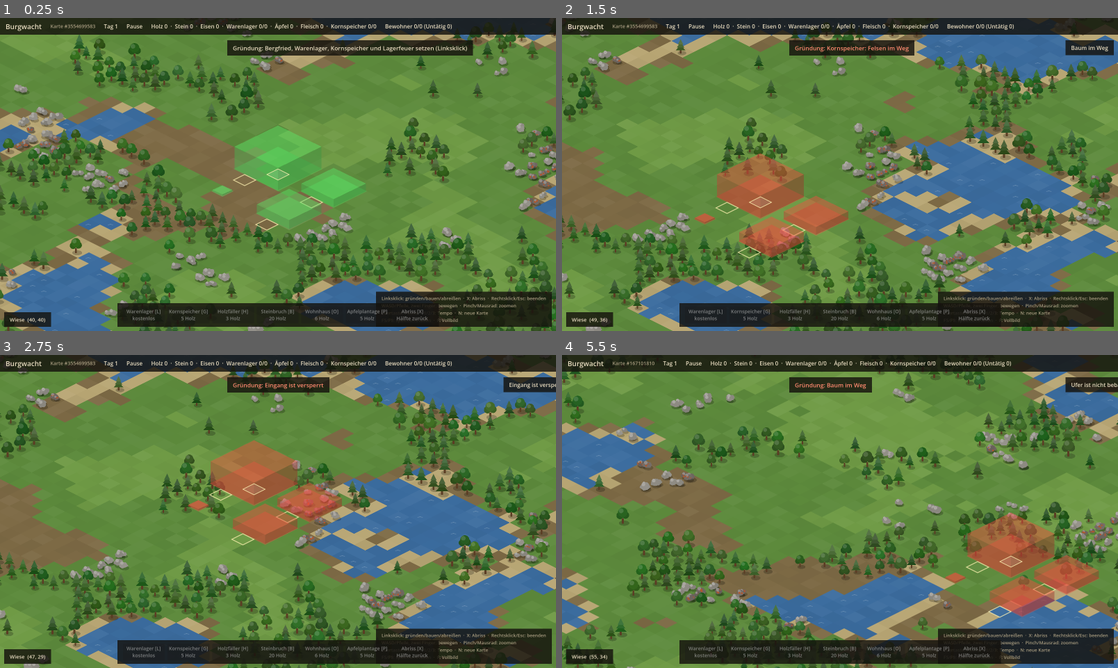
Above: before the commit, frames 1-4 (two rows, left to right).
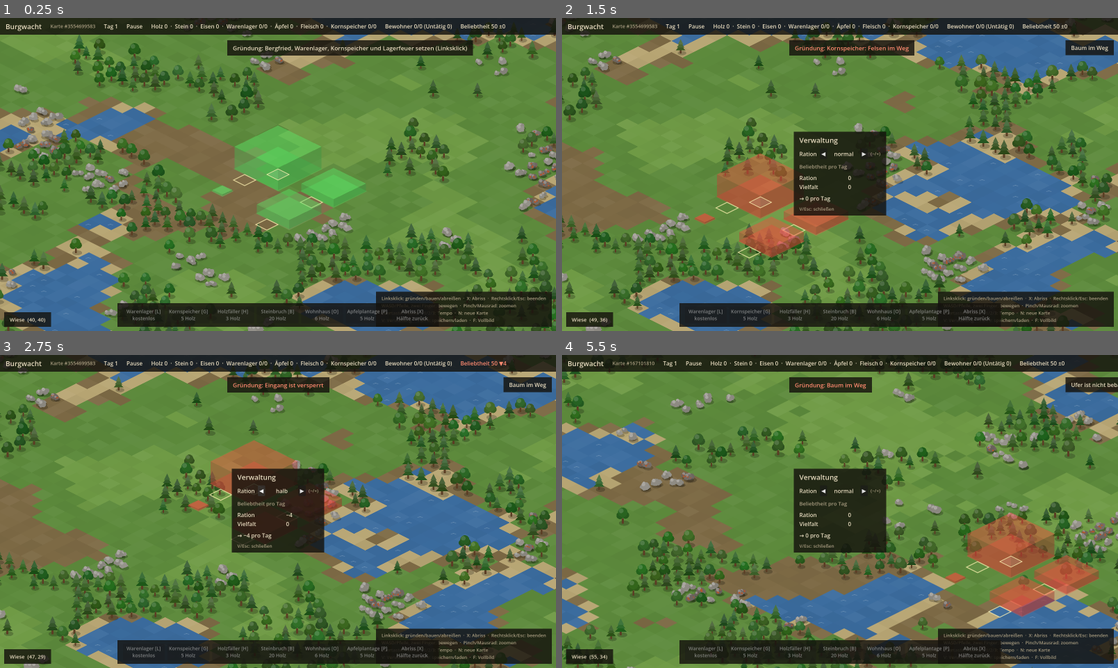
Above: after the commit, the same moments.

Repository: GwydionBr/burgwacht
Game: Godot game, scene res://scenes/main.tscn
Same seed, same stepped clock (60 frames per second), same inputs: the game is played once before the commit and once after it.
Inputs (mouse positions are in pixels of both pictures, inside the frame that each line leads up to):
- Up to frame 1 (0.25 s): no input
- Up to frame 2 (1.5 s): tap Enter at 0.5 s; move the mouse to (962, 158) at 0.52 s; hold D 0.53-1.25 s; tap V at 0.6 s; click (962, 158) at 0.67 s; tap Space at 0.77 s; drag from (728, 190) to (812, 237) at 1.27 s
- Up to frame 3 (2.75 s): click (261, 489) at 2 s, where only the run after the commit has a clickable "◀"
- Up to frame 4 (5.5 s): click (862, 489) at 2.75 s, where only the run after the commit has a clickable "▶"; tap Space at 3.5, 5.27 s; move the mouse to (895, 442) at 3.52 s; hold D 3.53-4.25 s; tap N at 3.6 s; tap V at 3.8, 5.3 s; drag from (812, 574) to (673, 464) at 4.27 s; tap Enter at 5 s; move the mouse to (1006, 558) at 5.02 s; hold A from 5.03 s (still down); tap 2 at 5.1 s

The runs differ from the first frame. In frame 1, 0.1% of the frame differs, in the area x 78-91%, y 2-98%; in frame 2, 4.6%; in frame 3, 4.7%, in the area x 41-100%, y 2-98%; in frame 4, 4.6%.

Commit message:
Titelleiste mit Beliebtheit und Tendenz, Verwaltung mit Ration und Faktoren (#44)
Taste V öffnet/schließt die Verwaltung (Esc schließt), ◀ ▶ bzw. −/+ stellen die
Ration per Befehl ein; Hinweis bei gesenkter Ration. Meldung bei Nahrungsmangel.

Co-Authored-By: Claude Opus 5.5 (1M context) <noreply@anthropic.com>

Diff:
--- a/src/main.gd
+++ b/src/main.gd
@@ -12,6 +12,7 @@
 ##   --build=woodcutter    nach der Gründung gleich im Baumodus für diesen Typ (für Screenshots)
 ##   --demolish            nach der Gründung gleich mit dem Abriss-Werkzeug (für Screenshots)
 ##   --hover=x,y           Maus gilt als über dieser Kachel (für Screenshots, sonst Kartenmitte)
+##   --admin               Verwaltung geöffnet (für Screenshots)
 ##   --screenshot=pfad.png Bild speichern und beenden (für Tests/Entwicklung)
 ##
 ## F5 speichert schnell, F9 lädt diesen Spielstand (bis es ein Menü gibt).
@@ -21,6 +22,8 @@
 ## Linksklick baut und bleibt im Baumodus, Rechtsklick oder Esc beendet ihn.
 ## Das Abriss-Werkzeug (Bauleiste oder X) hebt das Gebäude unter der Maus hervor, rot mit
 ## Grund, wenn es nicht abreißbar ist; Linksklick reißt ohne Rückfrage ab.
+## V öffnet und schließt die Verwaltung (Esc schließt sie auch); darin stellen ◀ ▶ bzw. −/+
+## die Ration per Befehl ein.
 
 const QUICKSAVE_PATH := "user://quicksave.sav"
 
@@ -59,6 +62,7 @@
 	_hud.show_speed(_clock.get_speed(), _clock.is_paused())
 	_hud.build_selected.connect(_select_build)
 	_hud.demolish_selected.connect(_select_demolish)
+	_hud.ration_step.connect(_step_ration)
 	_new_world(int(args["seed"]) if args.has("seed") else _scenario.resolve_seed(randi()))
 	var days := int(args.get("days", 0))
 	if args.has("found") or days > 0:
@@ -79,6 +83,8 @@
 		_select_build(str(args["build"]))
 	if args.has("demolish"):
 		_select_demolish()
+	if args.has("admin"):
+		_hud.toggle_administration()
 	if args.has("screenshot"):
 		# Unabhängig vom echten Mauszeiger: Maus gilt als über der Kartenmitte oder --hover.
 		set_process(false)
@@ -139,7 +145,16 @@
 		KEY_F9:
 			_quick_load()
 		KEY_ESCAPE:
+			_hud.close_administration()
 			_select_build("")
+		KEY_V:
+			_hud.toggle_administration()
+		KEY_MINUS, KEY_KP_SUBTRACT:
+			if _hud.is_administration_open():
+				_step_ration(-1)
+		KEY_PLUS, KEY_EQUAL, KEY_KP_ADD:
+			if _hud.is_administration_open():
+				_step_ration(1)
 		KEY_X:
 			_select_demolish()
 		KEY_F:
@@ -168,6 +183,10 @@
 	world.resident_added.connect(_on_resident_added)
 	world.resident_changed.connect(_on_resident_changed)
 	world.founded.connect(_on_founded)
+	world.popularity_changed.connect(_update_popularity)
+	world.factors_changed.connect(_update_popularity)
+	world.settings_changed.connect(_update_popularity)
+	world.notice.connect(_hud.show_message)
 	_clock.world = world
 	_build_type = ""
 	_demolishing = false
@@ -198,6 +217,7 @@
 	_hud.show_day(world.get_day())
 	_update_stock()
 	_update_residents()
+	_update_popularity()
 	_update_hover()
 	_update_preview()
 
@@ -303,6 +323,8 @@
 
 func _on_stock_changed(_building_id: int) -> void:
 	_update_stock()
+	# Vor dem ersten Tag hängt die Vorschau der Faktoren am Vorrat.
+	_update_popularity()
 	_update_hover()
 	_update_preview()
 
@@ -408,6 +430,29 @@
 ## Titelleiste: Bewohner, Wohnraum und Untätige.
 func _update_residents() -> void:
 	_hud.show_residents(world.get_residents().size(), world.get_housing(), world.get_idle_count())
+
+
+## Ration um delta Stufen ändern (in den Grenzen der Stufen) und als Befehl abschicken.
+func _step_ration(delta: int) -> void:
+	var rations := Population.ration_ids()
+	var index := clampi(rations.find(world.get_ration()) + delta, 0, rations.size() - 1)
+	var reason := world.execute(Command.set_ration(rations[index]))
+	if reason != "":
+		_hud.show_message(reason)
+
+
+## Titelleiste (Beliebtheit, Tendenz) und Verwaltung (Ration, Faktoren).
+func _update_popularity() -> void:
+	var total := world.get_factor_sum()
+	_hud.show_popularity(world.get_popularity(), total)
+	var rations := Population.ration_ids()
+	var eaten := world.get_eaten_ration()
+	var lowered := rations.find(eaten) < rations.find(world.get_ration())
+	var factors: Array[Array] = []
+	for factor in world.get_factors():
+		factors.append([factor.name(), factor.value])
+	_hud.show_administration(Population.ration_name(world.get_ration()),
+			Population.ration_name(eaten) if lowered else "", factors, total)
 
 
 func _update_hover() -> void:
--- a/src/ui/hud.gd
+++ b/src/ui/hud.gd
@@ -3,11 +3,14 @@
 ## Bedienoberfläche: Titelleiste mit Tag, Geschwindigkeit, Bestand und Bewohnern, Meldungen oben
 ## rechts darunter, Steuerungshinweise, Info zur Kachel unter der Maus, ein Hinweis zum Bauen (z. B. Grund für rote Vorschau)
 ## und die Bauleiste mit einem Knopf je baubarem Gebäude samt Kosten und dem Abriss-Werkzeug.
+## Die Verwaltung (Taste V) zeigt die Ration zum Umstellen und die Faktoren der Beliebtheit.
 
 ## Ein Knopf der Bauleiste wurde gedrückt.
 signal build_selected(type_id: String)
 ## Der Abriss-Knopf wurde gedrückt.
 signal demolish_selected()
+## In der Verwaltung soll die Ration um so viele Stufen steigen (+1) bzw. sinken (−1).
+signal ration_step(delta: int)
 
 const PANEL_COLOR := Color(0.08, 0.07, 0.05, 0.82)
 const TEXT_COLOR := Color("#e8dcc0")
@@ -17,6 +20,7 @@
 const MESSAGE_SECONDS := 3.0
 ## Abstand des Bauhinweises und der Meldungen vom oberen Rand, unterhalb der Titelleiste.
 const BUILD_HINT_TOP := 64
+const UP_COLOR := Color("#9fd88a")
 
 var _info_label: Label
 var _seed_label: Label
@@ -28,6 +32,12 @@
 var _info_panel: PanelContainer
 var _stock_label: Label
 var _residents_label: Label
+var _popularity_label: Label
+var _admin_panel: PanelContainer
+var _ration_label: Label
+var _eaten_label: Label
+var _factors_label: Label
+var _factor_sum_label: Label
 var _build_label: Label
 var _build_panel: PanelContainer
 var _build_bar: PanelContainer
@@ -53,6 +63,8 @@
 	row.add_child(_stock_label)
 	_residents_label = _make_label("", TEXT_COLOR, 16)
 	row.add_child(_residents_label)
+	_popularity_label = _make_label("", TEXT_COLOR, 16)
+	row.add_child(_popularity_label)
 	add_child(bar)
 
 	# Meldungen eigen statt in der Titelleiste, damit sie bei langem Bestand nicht abgeschnitten werden.
@@ -74,7 +86,7 @@
 		"Linksklick: gründen/bauen/abreißen  ·  X: Abriss  ·  Rechtsklick/Esc: beenden\n"
 		+ "WASD/Pfeile, zwei Finger: bewegen  ·  Pinch/Mausrad: zoomen\n"
 		+ "Leertaste: Pause  ·  1/2/3: Tempo  ·  N: neue Karte\n"
-		+ "F5/F9: speichern/laden  ·  F: Vollbild",
+		+ "V: Verwaltung  ·  F5/F9: speichern/laden  ·  F: Vollbild",
 		HINT_COLOR, 13))
 	add_child(help_panel)
 	help_panel.set_anchors_and_offsets_preset(Control.PRESET_BOTTOM_RIGHT, Control.PRESET_MODE_MINSIZE, 12)
@@ -113,6 +125,13 @@
 	_build_bar.grow_horizontal = Control.GROW_DIRECTION_BOTH
 	_build_bar.grow_vertical = Control.GROW_DIRECTION_BEGIN
 
+	_admin_panel = _make_admin_panel()
+	add_child(_admin_panel)
+	_admin_panel.set_anchors_and_offsets_preset(Control.PRESET_CENTER, Control.PRESET_MODE_MINSIZE)
+	_admin_panel.grow_horizontal = Control.GROW_DIRECTION_BOTH
+	_admin_panel.grow_vertical = Control.GROW_DIRECTION_BOTH
+	_admin_panel.visible = false
+
 
 func set_seed(map_seed: int) -> void:
 	_seed_label.text = "Karte #%d" % map_seed
@@ -148,6 +167,40 @@
 ## Bewohnerzahl und Wohnraum in der Titelleiste, z. B. „Bewohner 8/16 (Untätig 4)“.
 func show_residents(total: int, housing: int, idle: int) -> void:
 	_residents_label.text = "Bewohner %d/%d (Untätig %d)" % [total, housing, idle]
+
+
+## Beliebtheit und ihre Tendenz pro Tag in der Titelleiste, z. B. „Beliebtheit 54 ▲3“.
+func show_popularity(popularity: int, trend: int) -> void:
+	_popularity_label.text = "Beliebtheit %d %s" % [popularity, _trend_text(trend)]
+	_popularity_label.add_theme_color_override("font_color",
+			UP_COLOR if trend > 0 else (BLOCKED_COLOR if trend < 0 else TEXT_COLOR))
+
+
+## Verwaltung öffnen bzw. schließen (Taste V).
+func toggle_administration() -> void:
+	_admin_panel.visible = not _admin_panel.visible
+
+
+func close_administration() -> void:
+	_admin_panel.visible = false
+
+
+func is_administration_open() -> bool:
+	return _admin_panel.visible
+
+
+## Inhalt der Verwaltung: eingestellte Ration, die tatsächlich gegessene (leer = dieselbe)
+## und die Faktoren als Paare [Name, Wert] samt Summe.
+func show_administration(ration: String, eaten_ration: String, factors: Array[Array], total: int) -> void:
+	_ration_label.text = ration
+	_eaten_label.text = "Zu wenig Nahrung – gegessen wird: %s" % eaten_ration
+	_eaten_label.visible = eaten_ration != ""
+	var lines: PackedStringArray = []
+	for factor in factors:
+		lines.append("%s\t%s" % [factor[0], _signed(int(factor[1]))])
+	_factors_label.text = "\n".join(lines)
+	_factor_sum_label.text = "→ %s pro Tag" % _signed(total)
+	_admin_panel.reset_size()
 
 
 ## Hinweis oben in der Mitte (leer = ausblenden); rot, wenn hier nicht gebaut werden darf.
@@ -199,6 +252,62 @@
 	return button
 
 
+## Die Verwaltung: Ration mit ◀ ▶ (Tasten −/+), darunter die Faktoren und ihre Summe.
+func _make_admin_panel() -> PanelContainer:
+	var panel := _make_panel()
+	var column := VBoxContainer.new()
+	column.add_theme_constant_override("separation", 10)
+	panel.add_child(column)
+	column.add_child(_make_label("Verwaltung", TEXT_COLOR, 20))
+	var ration_row := HBoxContainer.new()
+	ration_row.add_theme_constant_override("separation", 8)
+	ration_row.add_child(_make_label("Ration", TEXT_COLOR, 16))
+	ration_row.add_child(_make_step_button("◀", -1))
+	_ration_label = _make_label("", TEXT_COLOR, 16)
+	_ration_label.custom_minimum_size = Vector2(80, 0)
+	_ration_label.horizontal_alignment = HORIZONTAL_ALIGNMENT_CENTER
+	ration_row.add_child(_ration_label)
+	ration_row.add_child(_make_step_button("▶", 1))
+	ration_row.add_child(_make_label("(−/+)", HINT_COLOR, 13))
+	column.add_child(ration_row)
+	_eaten_label = _make_label("", BLOCKED_COLOR, 15)
+	column.add_child(_eaten_label)
+	column.add_child(_make_label("Beliebtheit pro Tag", HINT_COLOR, 15))
+	_factors_label = _make_label("", TEXT_COLOR, 16)
+	_factors_label.tab_stops = PackedFloat32Array([140])
+	column.add_child(_factors_label)
+	_factor_sum_label = _make_label("", TEXT_COLOR, 16)
+	column.add_child(_factor_sum_label)
+	column.add_child(_make_label("V/Esc: schließen", HINT_COLOR, 13))
+	return panel
+
+
+func _make_step_button(text: String, delta: int) -> Button:
+	var button := Button.new()
+	button.text = text
+	button.focus_mode = Control.FOCUS_NONE
+	button.pressed.connect(func() -> void: ration_step.emit(delta))
+	return button
+
+
+## Tendenz als Pfeil, z. B. „▲3“, „▼2“ oder „±0“.
+static func _trend_text(trend: int) -> String:
+	if trend > 0:
+		return "▲%d" % trend
+	if trend < 0:
+		return "▼%d" % -trend
+	return "±0"
+
+
+## Zahl mit Vorzeichen, z. B. „+4“, „−8“, „0“.
+static func _signed(value: int) -> String:
+	if value > 0:
+		return "+%d" % value
+	if value < 0:
+		return "−%d" % -value
+	return "0"
+
+
 func _make_panel() -> PanelContainer:
 	var panel := PanelContainer.new()
 	var style := StyleBoxFlat.new()
Not shown, changed: docs/architecture.md
